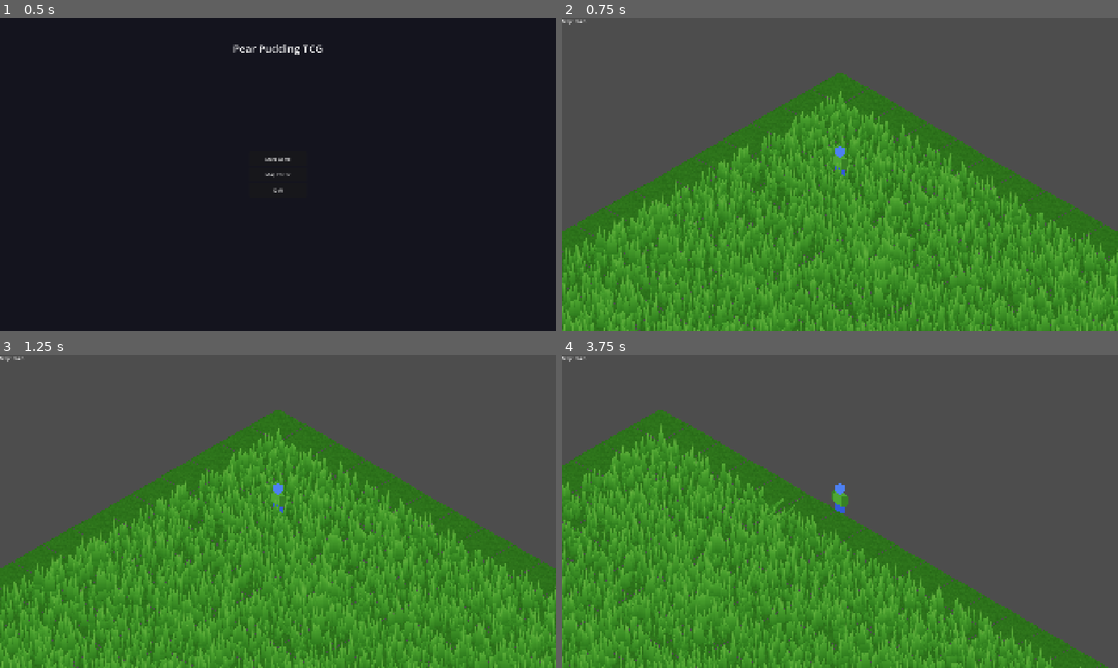
Above: before the commit, frames 1-4 (two rows, left to right).
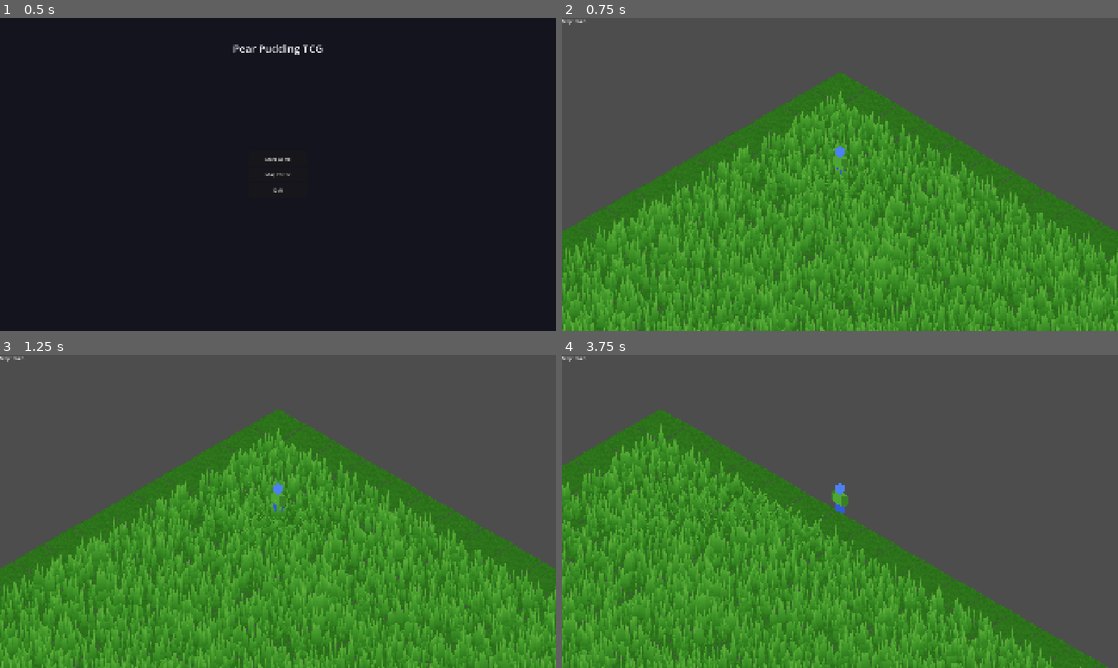
Above: after the commit, the same moments.

Repository: ChrisPauly97/pear-pudding-godot
Game: Godot game, scene res://scenes/ui/MenuScene.tscn
The game is run twice, just before and just after one commit, with the same random seed, the same clock (stepped at 60 frames per second) and the same inputs.
Inputs (mouse positions are in pixels of both pictures, inside the frame that each line leads up to):
- Up to frame 1 (0.5 s): no input
- Up to frame 2 (0.75 s): click "Start Game" at 0.5 s
- Up to frame 3 (1.25 s): no input
- Up to frame 4 (3.75 s): tap Enter at 1.25 s; move the mouse to (962, 495) at 1.27 s; hold D (move_right) 1.28-2 s; hold E (interact) 1.28-2 s; click (962, 495) at 1.42 s; tap Space (jump) at 1.52 s; drag from (728, 527) to (812, 574) at 2.02 s; move the mouse to (895, 442) at 2.77 s; hold D (move_right) 2.78-3.5 s; tap 2 at 2.85 s; drag from (812, 574) to (673, 464) at 3.52 s

Frame 1 is identical in both runs. In frame 2, 1.3% of the frame differs, in the area x 35-64%, y 36-67%; in frame 3, 1.4%; in frame 4, 2.4%, in the area x 3-54%, y 30-68%.

Commit message:
add more stuff to grass texture

Diff:
--- a/assets/shaders/grass_blade.gdshader
+++ b/assets/shaders/grass_blade.gdshader
@@ -10,9 +10,13 @@
 uniform vec3  player_trail[8];
 uniform float trail_weights[8];
 uniform vec2  player_move_dir  = vec2(0.0);  // XZ velocity direction (normalised)
-uniform float player_radius    : hint_range(0.0, 8.0)  = 2.5;
-uniform float player_push      : hint_range(0.0, 2.0)  = 0.6;
+uniform float player_radius    : hint_range(0.0, 8.0)  = 1.2;
+uniform float player_push      : hint_range(0.0, 2.0)  = 0.5;
 
+// Persistent trample map
+uniform sampler2D trample_map : filter_linear;
+uniform float     trample_map_size = 200.0;  // world units covered by the map
+uniform float     trample_push     : hint_range(0.0, 1.5) = 0.8;
 
 float hash(vec2 p) {
 	return fract(sin(dot(p, vec2(127.1, 311.7))) * 43758.5453);
@@ -56,7 +60,19 @@
 	VERTEX.x += total_push.x * t;
 	VERTEX.z += total_push.y * t;
 
-
+	// ---- Persistent trample from trample map ----
+	vec2 trample_uv = root.xz / trample_map_size;
+	float trample = texture(trample_map, trample_uv).r;
+	if (trample > 0.01) {
+		// Push blade outward from its root using a hash-based random direction
+		// (each blade gets a consistent lean direction)
+		float angle = hash(root.xz * 3.17) * 6.2832;
+		vec2  lean_dir = vec2(cos(angle), sin(angle));
+		VERTEX.x += lean_dir.x * trample * trample_push * t;
+		VERTEX.z += lean_dir.y * trample * trample_push * t;
+		// Also flatten — reduce height
+		VERTEX.y *= 1.0 - trample * 0.4 * t;
+	}
 }
 
 void fragment() {
--- a/scenes/world/GrassBlades.gd
+++ b/scenes/world/GrassBlades.gd
@@ -13,9 +13,10 @@
 
 # Persistent trample map — one pixel per tile, never fully resets
 const TRAMPLE_RES     := 100   # pixels (matches MAP_WIDTH/HEIGHT)
-const TRAMPLE_RADIUS  := 2     # pixel radius of player stamp
+const TRAMPLE_RADIUS  := 1     # pixel radius of player stamp (foot-sized)
 const TRAMPLE_DECAY   := 0.02  # per-second decay rate
 const TRAMPLE_FLOOR   := 0.3   # trampled grass never recovers past this
+const TRAMPLE_RAMP    := 1.5   # per-second ramp-up rate (takes ~0.7s to fully trample)
 var _trample_img:    Image
 var _trample_tex:    ImageTexture
 
@@ -35,6 +36,14 @@
 func build(world_map) -> void:
 	_mat = ShaderMaterial.new()
 	_mat.shader = load("res://assets/shaders/grass_blade.gdshader")
+
+	# Init persistent trample map
+	_trample_img = Image.create(TRAMPLE_RES, TRAMPLE_RES, false, Image.FORMAT_L8)
+	_trample_img.fill(Color(0, 0, 0))
+	_trample_tex = ImageTexture.create_from_image(_trample_img)
+	var map_world: float = world_map.MAP_WIDTH * world_map.TILE_SIZE
+	_mat.set_shader_parameter("trample_map", _trample_tex)
+	_mat.set_shader_parameter("trample_map_size", map_world)
 
 	var blade_mesh := _make_blade_mesh()
 	var rng        := RandomNumberGenerator.new()
@@ -153,6 +162,47 @@
 	_mat.set_shader_parameter("trail_weights", weights)
 	_mat.set_shader_parameter("player_move_dir", move_dir)
 
+	# Stamp persistent trample map
+	if is_grounded and _trample_img:
+		_update_trample_map(pos, delta)
+
+func _update_trample_map(pos: Vector3, delta: float) -> void:
+	var tile_size: float = IsoConst.TILE_SIZE
+	var px: int = int(pos.x / tile_size)
+	var pz: int = int(pos.z / tile_size)
+
+	# Decay all pixels slightly, but never below the floor once stamped
+	# Only process a region around the player to save CPU
+	# Full decay pass every frame would be expensive — instead just decay a
+	# wide region and stamp new values
+	var decay_r: int = TRAMPLE_RADIUS + 8
+	var x0: int = max(0, px - decay_r)
+	var x1: int = min(TRAMPLE_RES - 1, px + decay_r)
+	var z0: int = max(0, pz - decay_r)
+	var z1: int = min(TRAMPLE_RES - 1, pz + decay_r)
+
+	var decay_amount: float = TRAMPLE_DECAY * delta
+
+	for z in range(z0, z1 + 1):
+		for x in range(x0, x1 + 1):
+			var v: float = _trample_img.get_pixel(x, z).r
+			if v > 0.0:
+				var new_v: float = max(TRAMPLE_FLOOR, v - decay_amount)
+				_trample_img.set_pixel(x, z, Color(new_v, new_v, new_v))
+
+	# Stamp player footprint — ramp up gradually, not instantly
+	var ramp: float = TRAMPLE_RAMP * delta
+	for z in range(max(0, pz - TRAMPLE_RADIUS), min(TRAMPLE_RES, pz + TRAMPLE_RADIUS + 1)):
+		for x in range(max(0, px - TRAMPLE_RADIUS), min(TRAMPLE_RES, px + TRAMPLE_RADIUS + 1)):
+			var dist: float = Vector2(x - px, z - pz).length()
+			if dist <= TRAMPLE_RADIUS:
+				var target: float = 1.0 - dist / (TRAMPLE_RADIUS + 1.0)
+				var cur: float = _trample_img.get_pixel(x, z).r
+				var new_v: float = min(target, cur + ramp)
+				_trample_img.set_pixel(x, z, Color(new_v, new_v, new_v))
+
+	_trample_tex.update(_trample_img)
+
 func _make_blade_mesh() -> ArrayMesh:
 	# Segmented blade: SEGMENTS quads tapering to a tip triangle.
 	# 2 verts per row × SEGMENTS rows + 1 tip = SEGMENTS*2+1 vertices total.
